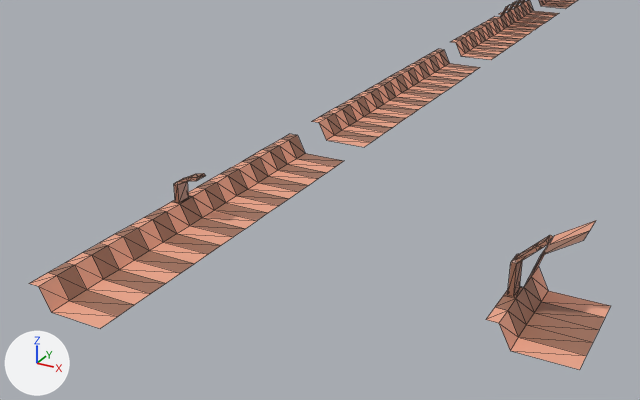
The glTF model bin/Levels/road.glb: old version first, new version second.
One viewpoint serves both versions: a 50 mm lens placed at (35.2, -57.4, 35.8), pointed at (6.0, -4.3, 9.2). The axes (+X, +Y, +Z) are drawn at lower left. The lights are the same throughout. Mesh edges are drawn as thin lines. Vertices at the same position are counted once.

Objects in the first picture: 'Base_dark', 'Base_lamp', 'Base_light', 'Base_tunnel_dark', 'Base_tunnel_light', 'Mesh_lamp', 'Mesh_patio_in2', 'Mesh_patio_out2', 'Mesh_road'.
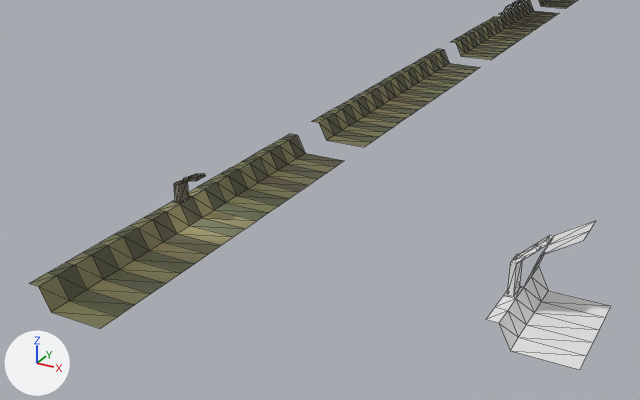
Boxes (x1, y1, x2, y2) around the edits, measured in the pictures (640 x 400 px):
'Base_lamp', recoloured (brown to white): (503, 235, 599, 342) in both
'Base_light', recoloured (beige to white): (486, 308, 586, 370) in both
'Base_tunnel_dark', recoloured (brown to white): (524, 230, 605, 329) in both
'Base_dark', recoloured (brown to white): (495, 296, 593, 356) in both
'Base_tunnel_light', recoloured (brown to grey): (531, 220, 611, 317) in both
part 1 of me_cube_021, recoloured: (48, 134, 343, 316) in both
part 2 of me_cube_021, recoloured: (29, 139, 335, 328) in both
part 3 of me_cube_029, recoloured: (311, 52, 476, 147) in both
part 4 of me_cube_029, recoloured: (320, 49, 480, 142) in both
part 5 of me_cube_081, recoloured: (539, 0, 578, 9) in both
part 6 of me_cube_081, recoloured: (542, 0, 575, 7) in both
part 7 of me_cube_028, recoloured: (454, 0, 559, 57) in both
part 8 of me_cube_028, recoloured: (451, 1, 556, 60) in both

The change, as a diff of the scene's bpy script:
```diff
--- a/bin/Levels/road.glb.py
+++ b/bin/Levels/road.glb.py
@@ mat_defaultmaterial_004 @@
+mat_defaultmaterial_004 = bpy.data.materials.new('DefaultMaterial.004')
+mat_defaultmaterial_004.use_nodes = True; mat_defaultmaterial_004.node_tree.nodes.clear()
+_N = mat_defaultmaterial_004.node_tree.nodes; _L = mat_defaultmaterial_004.node_tree.links
+n0 = _N.new('ShaderNodeOutputMaterial'); n0.name = 'Material Output'
+n1 = _N.new('ShaderNodeBsdfPrincipled'); n1.name = 'Principled BSDF'
+n2 = _N.new('ShaderNodeVertexColor'); n2.name = 'Color Attribute'
+_L.new(n1.outputs[0], n0.inputs[0])  # 'BSDF' to 'Surface'
+_L.new(n2.outputs[0], n1.inputs[0])  # 'Color' to 'Base Color'
@@ mat_defaultmaterial_002 @@
+mat_defaultmaterial_002 = bpy.data.materials.new('DefaultMaterial.002')
+mat_defaultmaterial_002.use_nodes = True; mat_defaultmaterial_002.node_tree.nodes.clear()
+_N = mat_defaultmaterial_002.node_tree.nodes; _L = mat_defaultmaterial_002.node_tree.links
+n0 = _N.new('ShaderNodeOutputMaterial'); n0.name = 'Material Output'
+n1 = _N.new('ShaderNodeBsdfPrincipled'); n1.name = 'Principled BSDF'
+n2 = _N.new('ShaderNodeVertexColor'); n2.name = 'Color Attribute'
+_L.new(n1.outputs[0], n0.inputs[0])  # 'BSDF' to 'Surface'
+_L.new(n2.outputs[0], n1.inputs[0])  # 'Color' to 'Base Color'
@@ mat_defaultmaterial_001 @@
+mat_defaultmaterial_001 = bpy.data.materials.new('DefaultMaterial.001')
+mat_defaultmaterial_001.use_nodes = True; mat_defaultmaterial_001.node_tree.nodes.clear()
+_N = mat_defaultmaterial_001.node_tree.nodes; _L = mat_defaultmaterial_001.node_tree.links
+n0 = _N.new('ShaderNodeOutputMaterial'); n0.name = 'Material Output'
+n1 = _N.new('ShaderNodeBsdfPrincipled'); n1.name = 'Principled BSDF'
+n2 = _N.new('ShaderNodeVertexColor'); n2.name = 'Color Attribute'
+_L.new(n1.outputs[0], n0.inputs[0])  # 'BSDF' to 'Surface'
+_L.new(n2.outputs[0], n1.inputs[0])  # 'Color' to 'Base Color'
@@ mat_defaultmaterial @@
+mat_defaultmaterial = bpy.data.materials.new('DefaultMaterial')
+mat_defaultmaterial.use_nodes = True; mat_defaultmaterial.node_tree.nodes.clear()
+_N = mat_defaultmaterial.node_tree.nodes; _L = mat_defaultmaterial.node_tree.links
+n0 = _N.new('ShaderNodeOutputMaterial'); n0.name = 'Material Output'
+n1 = _N.new('ShaderNodeBsdfPrincipled'); n1.name = 'Principled BSDF'
+n2 = _N.new('ShaderNodeVertexColor'); n2.name = 'Color Attribute'
+_L.new(n1.outputs[0], n0.inputs[0])  # 'BSDF' to 'Surface'
+_L.new(n2.outputs[0], n1.inputs[0])  # 'Color' to 'Base Color'
@@ me_cube @@
 me_cube.from_pydata(...)  # 8 vertices, 6 faces; spans x -1.0..6.0, y -1.0..1.0, z -1.0..1.0
-me_cube.materials.append(mat_material)  # brown #a3725c
@@ me_cube_002 @@
 me_cube_002.from_pydata(...)  # 28 vertices, 46 faces; spans x -1.0..6.0, y -1.0..1.0, z -1.0..6.12
-me_cube_002.materials.append(mat_material)  # brown #a3725c
@@ me_cube_003 @@
 me_cube_003.from_pydata(...)  # 10 vertices, 8 faces; spans x 0.0..6.0, y -1.0..1.0, z -1.0..6.0
-me_cube_003.materials.append(mat_material)  # brown #a3725c
@@ me_cube_004 @@
 me_cube_004.from_pydata(...)  # 8 vertices, 6 faces; spans x -1.0..6.0, y -1.0..1.0, z -1.0..1.0
-me_cube_004.materials.append(mat_material_001)  # beige #f0a98d
@@ me_cube_005 @@
 me_cube_005.from_pydata(...)  # 10 vertices, 8 faces; spans x 0.0..6.0, y -1.0..1.0, z -1.0..6.0
-me_cube_005.materials.append(mat_material_001)  # beige #f0a98d
@@ me_cube_021 @@
-me_cube_021.from_pydata(...)  # 104 vertices, 160 faces; spans x -1.0..6.0, y -39.0..1.0, z -1.0..3.9
+me_cube_021.from_pydata(...)  # 104 vertices, 152 faces; spans x -1.0..6.0, y -39.0..1.0, z -1.0..3.9
+# me_cube_021 part 1: 92 faces spanning x -1.0..6.0, y -37.0..1.0, z -1.0..3.9 switch from mat_material (brown #a3725c) to mat_defaultmaterial
+# me_cube_021 part 2: 60 faces spanning x -1.0..6.0, y -39.0..-1.0, z -1.0..1.0 switch from mat_material_001 (beige #f0a98d) to mat_defaultmaterial
@@ me_cube_029 @@
 me_cube_029.from_pydata(...)  # 84 vertices, 120 faces; spans x -1.0..6.0, y -17.0..23.0, z -1.0..1.0
+# me_cube_029 part 3: 60 faces spanning x -1.0..6.0, y -17.0..21.0, z -1.0..1.0 switch from mat_material_001 (beige #f0a98d) to mat_defaultmaterial_001
+# me_cube_029 part 4: 60 faces spanning x -1.0..6.0, y -15.0..23.0, z -1.0..1.0 switch from mat_material (brown #a3725c) to mat_defaultmaterial_001
@@ me_cube_081 @@
 me_cube_081.from_pydata(...)  # 107 vertices, 136 faces; spans x -1.0..6.0, y -41.0..1.0, z -1.0..4.3
+# me_cube_081 part 5: 76 faces spanning x -1.0..6.0, y -41.0..1.0, z -1.0..4.3 switch from mat_material (brown #a3725c) to mat_defaultmaterial_002
+# me_cube_081 part 6: 60 faces spanning x -1.0..6.0, y -39.0..-1.0, z -1.0..1.0 switch from mat_material_001 (beige #f0a98d) to mat_defaultmaterial_002
@@ me_cube_028 @@
 me_cube_028.from_pydata(...)  # 103 vertices, 130 faces; spans x -1.0..6.0, y -31.0..9.0, z -1.0..4.3
+# me_cube_028 part 7: 70 faces spanning x -1.0..6.0, y -29.0..9.0, z -1.0..4.3 switch from mat_material (brown #a3725c) to mat_defaultmaterial_004
+# me_cube_028 part 8: 60 faces spanning x -1.0..6.0, y -31.0..7.0, z -1.0..1.0 switch from mat_material_001 (beige #f0a98d) to mat_defaultmaterial_004
```
